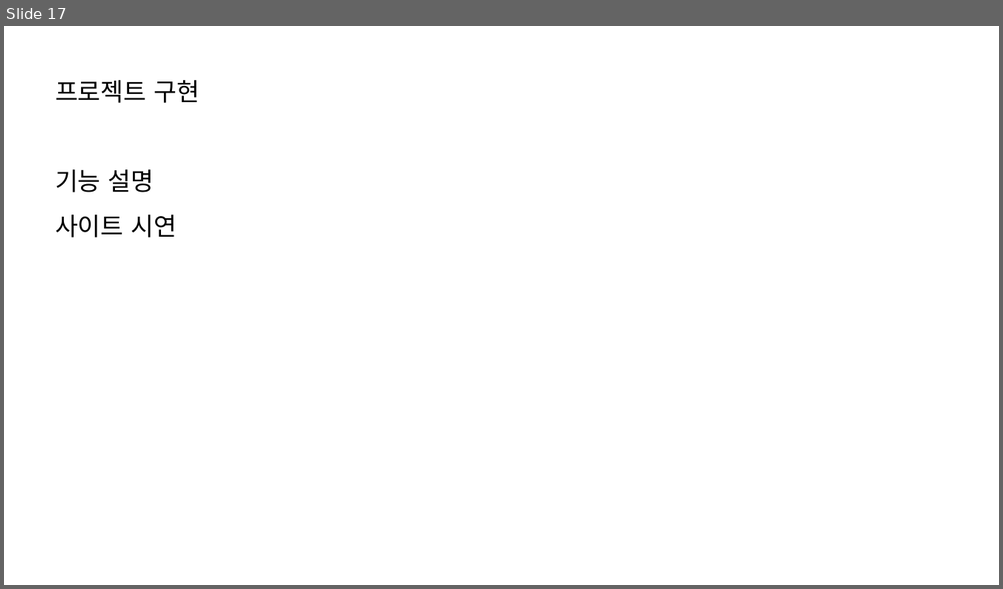
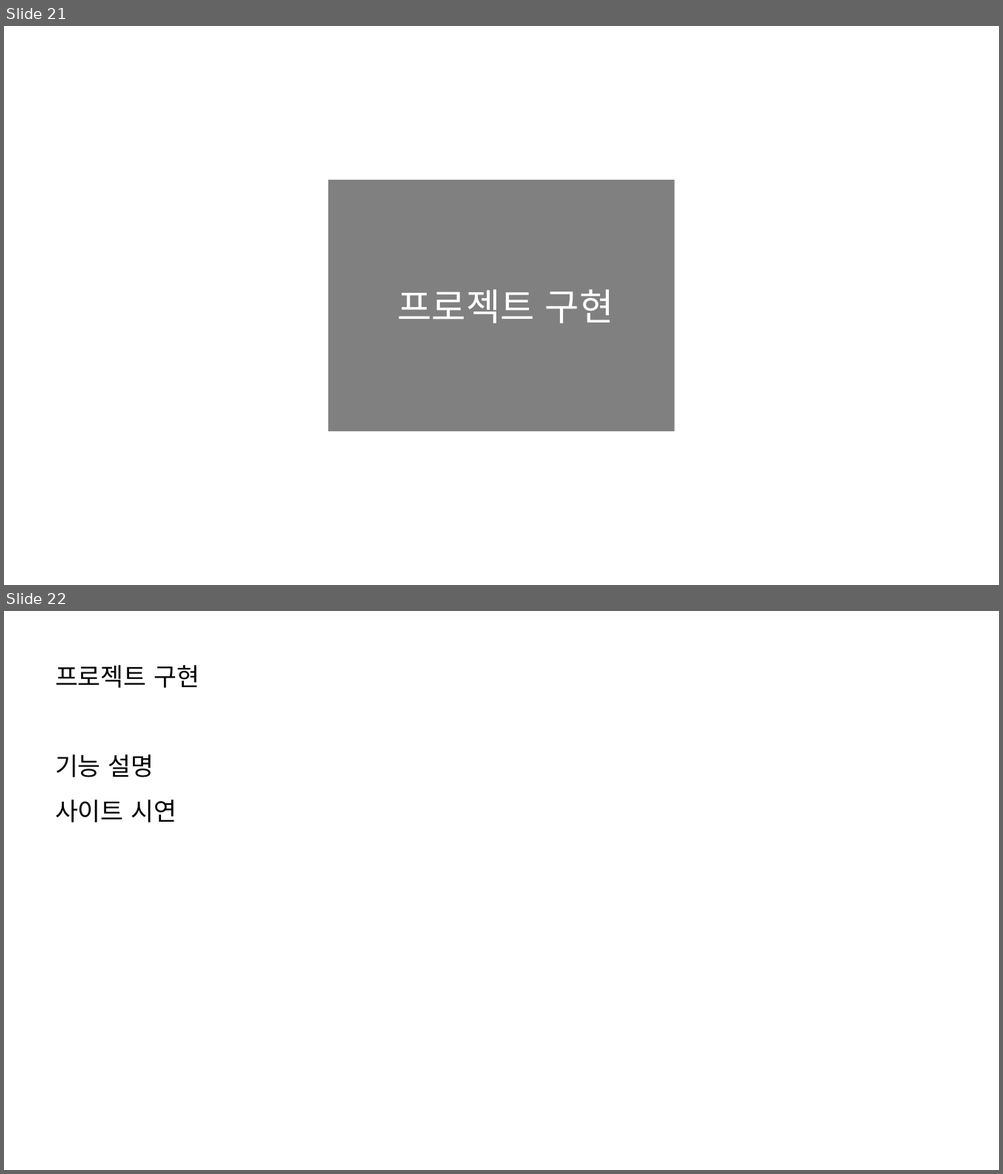
Before and after one commit to bomiiisong/Airbnb, a slide deck: presentation_template.pptx. Shown one above the other, each under a label of ours: slide 17 before the commit, slides 21 and 22 after it. The pictures are 1003x589 and 1003x1174 pixels, drawn with LibreOffice and Linux fonts; fonts in the diff are those of the drawing. Boxes give left, top, right and bottom in pixels: in the first picture for what was removed or moved away, otherwise in the second. Text is boxed around its words. In the diff, an @@ line names an element or a change of style, - is before the commit and + after.

```diff
--- a/presentation_template.pptx
+++ b/presentation_template.pptx
@@ slide 21 added at bbox=[4, 26, 999, 585], background #FFFFFF @@
@@ rectangle added at bbox=[329, 180, 674, 432], fill #808080, 36 pt, text #FFFFFF @@
+프로젝트 구현
@@ what was slide 17 is now slide 22 @@
```
Also in this commit, not shown: 6 slides changed, 4 other slides added.
